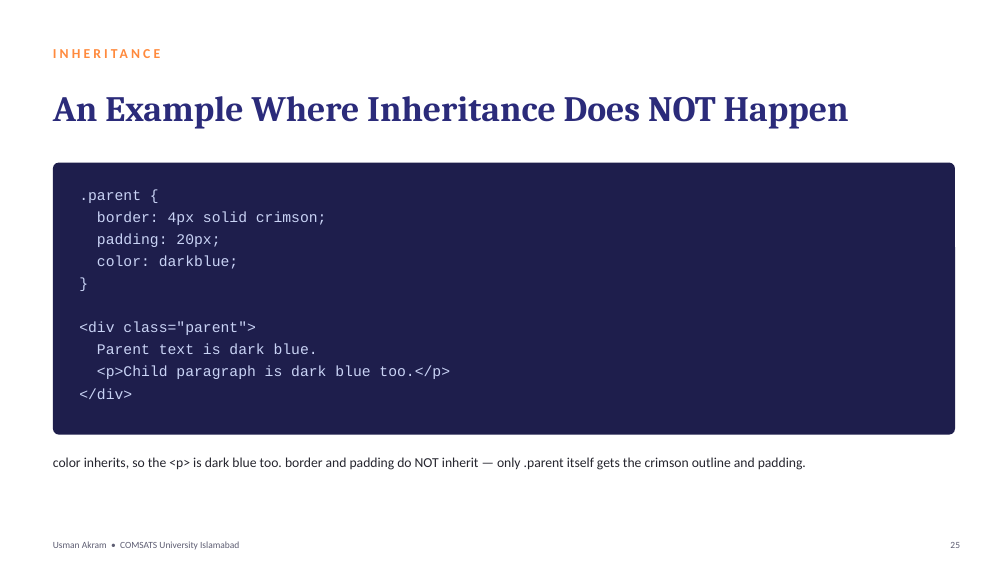
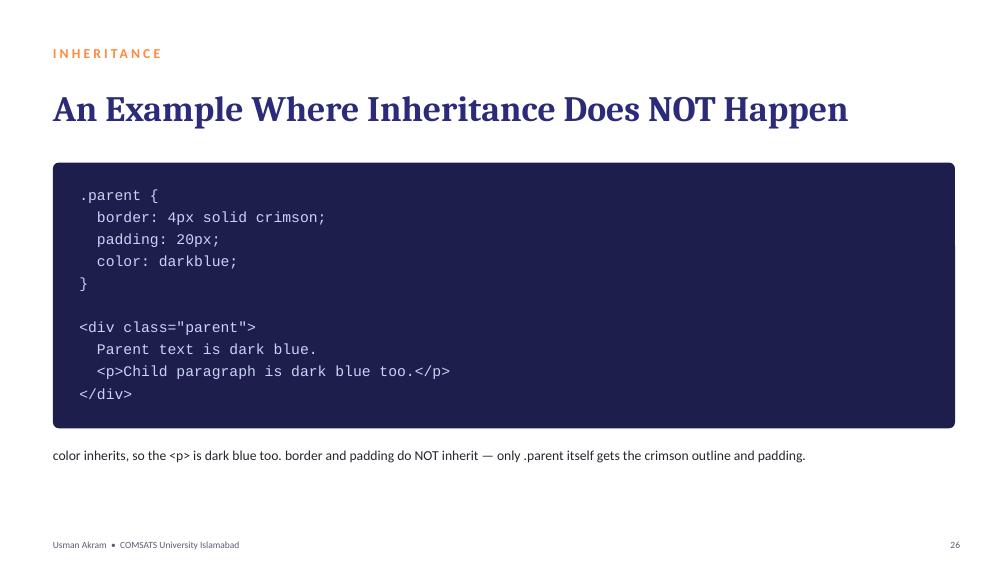
Before and after one commit to mua22/mern-web-book, a slide deck: slide 26 of slides/CSC336-Lecture-05-CSS-Fundamentals.pptx (slide 25 before the commit). Drawn at 1008x567 pixels with LibreOffice and Linux fonts; fonts in the diff are those of the drawing. Boxes give left, top, right and bottom in pixels: in the first picture for what was removed or moved away, otherwise in the second. Text is boxed around its words. In the diff, an @@ line names an element or a change of style, - is before the commit and + after.

```diff
--- a/slides/CSC336-Lecture-05-CSS-Fundamentals.pptx
+++ b/slides/CSC336-Lecture-05-CSS-Fundamentals.pptx
@@ rounded rectangle: place and size @@
-rounded rectangle at [53, 163, 955, 435]
+rounded rectangle at [53, 163, 955, 429]
@@ rounded rectangle at [53, 163, 955, 429]: proportions changed @@
@@ text "color inherits, so the <p> ...": place and size @@
-text "color inherits, so the <p> ..." at [53, 457, 806, 470]
+text "color inherits, so the <p> ..." at [53, 450, 806, 463]
```
Also in this commit, not shown: 27 other slides changed, 1 slide added, 2 other files.
